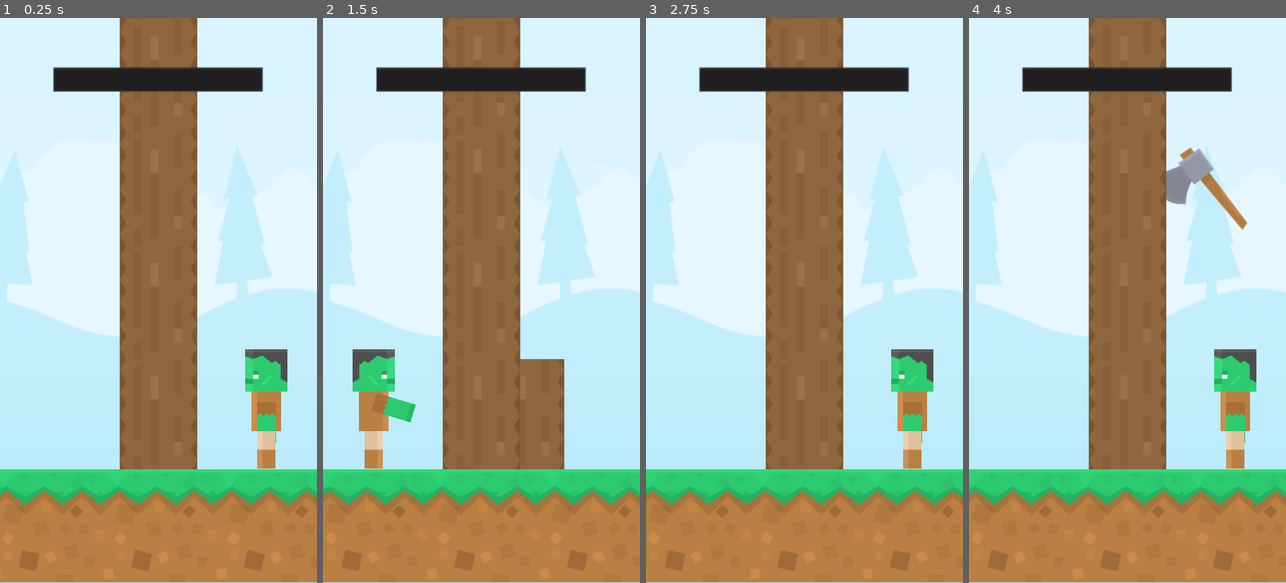
Above: before the commit, frames 1-4 (left to right).
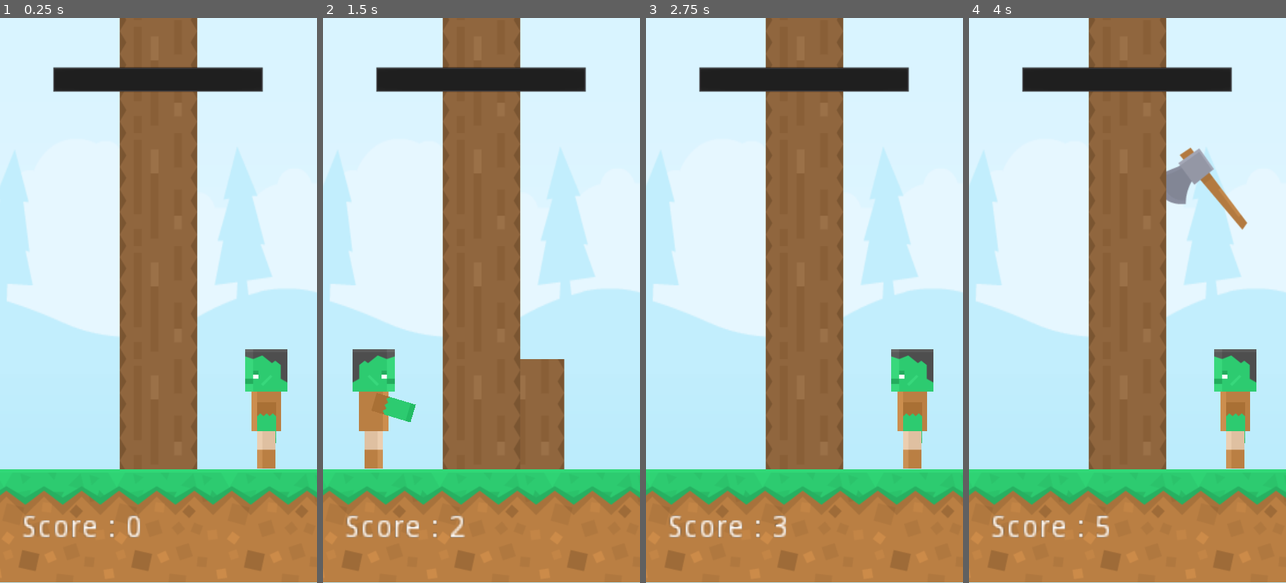
Above: after the commit, the same moments.

Repository: RockNCode/tree-puncher
Game: Godot game, scene res://scenes/Game.tscn
The game is run twice, just before and just after one commit, with the same random seed, the same clock (stepped at 60 frames per second) and the same inputs.
Inputs (mouse positions are in pixels of both pictures, inside the frame that each line leads up to):
- Up to frame 1 (0.25 s): no input
- Up to frame 2 (1.5 s): tap Enter at 0.5 s; move the mouse to (551, 272) at 0.52 s; click (551, 272) at 0.67 s; tap Space at 1.25 s; move the mouse to (418, 328) at 1.27 s; click (418, 328) at 1.42 s
- Up to frame 3 (2.75 s): tap Enter at 2 s; move the mouse to (836, 176) at 2.02 s; click (836, 176) at 2.17 s
- Up to frame 4 (4 s): tap Space at 2.75 s; move the mouse to (1111, 413) at 2.77 s; click (1111, 413) at 2.92 s; tap Enter at 3.5 s; move the mouse to (1222, 385) at 3.52 s; click (1222, 385) at 3.67 s

The runs differ from the first frame. In frame 1, 0.5% of the frame differs, in the area x 7-45%, y 88-92%; in frame 2, 0.5%; in frame 3, 0.5%; in frame 4, 0.5%.

Commit message:
add score.

Diff:
--- a/scenes/Game.tscn
+++ b/scenes/Game.tscn
@@ -6,8 +6,9 @@
 [ext_resource path="res://sprites/dirt_grass.png" type="Texture" id=4]
 [ext_resource path="res://scenes/Player.tscn" type="PackedScene" id=5]
 [ext_resource path="res://sprites/Grave.png" type="Texture" id=6]
+[ext_resource path="res://vt323_64.tres" type="DynamicFont" id=7]
 
-[node name="Game" type="Node"]
+[node name="Game" type="Node" index="0"]
 
 script = ExtResource( 1 )
 trunk_scene = ExtResource( 2 )
@@ -90,4 +91,35 @@
 one_shot = false
 autostart = false
 
+[node name="TextScore" type="RichTextLabel" parent="." index="7"]
+
+anchor_left = 0.0
+anchor_top = 0.0
+anchor_right = 0.0
+anchor_bottom = 0.0
+margin_left = 49.0
+margin_top = 1122.0
+margin_right = 177.0
+margin_bottom = 1140.0
+rect_scale = Vector2( 5, 5 )
+rect_pivot_offset = Vector2( 0, 0 )
+rect_clip_content = true
+mouse_filter = 0
+mouse_default_cursor_shape = 0
+size_flags_horizontal = 1
+size_flags_vertical = 1
+custom_fonts/mono_font = ExtResource( 7 )
+bbcode_enabled = false
+bbcode_text = ""
+visible_characters = -1
+percent_visible = 1.0
+meta_underlined = true
+tab_size = 4
+text = "Hello world"
+scroll_active = true
+scroll_following = false
+selection_enabled = false
+override_selected_font_color = false
+_sections_unfolded = [ "Anchor", "BBCode", "Grow Direction", "Margin", "Material", "Rect", "Size Flags", "Theme", "custom_colors", "custom_constants", "custom_fonts", "custom_styles" ]
+
 [connection signal="timeout" from="Timer" to="." method="_on_Timer_timeout"]
--- a/scenes/Trunk.tscn
+++ b/scenes/Trunk.tscn
@@ -9,7 +9,7 @@
 custom_solver_bias = 0.0
 radius = 46.6458
 
-[node name="Trunk" type="Node2D" index="0"]
+[node name="Trunk" type="Node2D"]
 
 scale = Vector2( 2, 2 )
 z_index = -2
--- a/scripts/Game.gd
+++ b/scripts/Game.gd
@@ -7,15 +7,18 @@
 onready var player = $Player
 onready var grave = $Grave
 onready var timer = $Timer
+onready var textScore = $TextScore
 
 var last_spawn_position
 var last_has_axe = false
 var last_axe_right = false
 var dead = false
+var score = 0
 
 var trunks = []
 
 func _ready():
+	textScore.text = "Score : " + str(score)
 	last_spawn_position = firstTrunkPos.position
 	_spawn_first_trunks()
 
@@ -68,6 +71,8 @@
 	timeLeft.value += 0.25
 	if(timeLeft.value > timeLeft.max_value):
 		timeLeft.value = timeLeft.max_value
+	score+=1
+	textScore.text = "Score : " + str(score)
 
 func die():
 	grave.position.x = player.position.x
--- /dev/null
+++ b/vt323_64.tres
@@ -0,0 +1,11 @@
+[gd_resource type="DynamicFont" load_steps=2 format=2]
+
+[ext_resource path="res://VT323-Regular.ttf" type="DynamicFontData" id=1]
+
+[resource]
+
+size = 64
+use_mipmaps = false
+use_filter = false
+font_data = ExtResource( 1 )
+_sections_unfolded = [ "Font", "Settings" ]
Binary file added: VT323-Regular.ttf
Not shown: 1 places in scenes/Game.tscn that only renumber resources
Not shown, changed: .DS_Store
